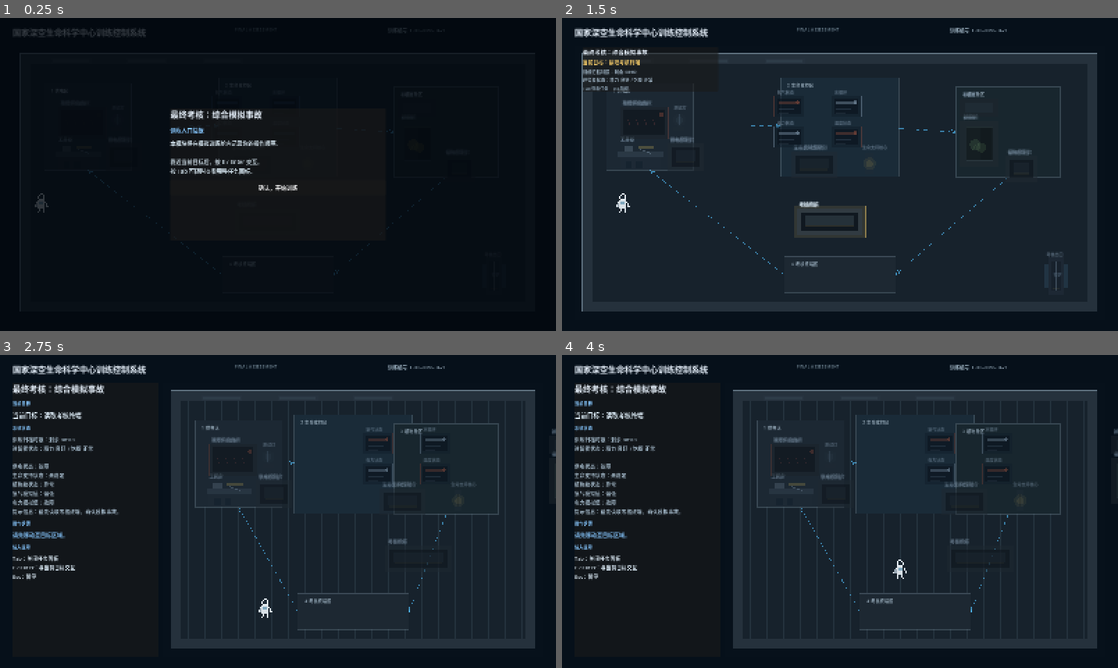
Above: before the commit, frames 1-4 (two rows, left to right).
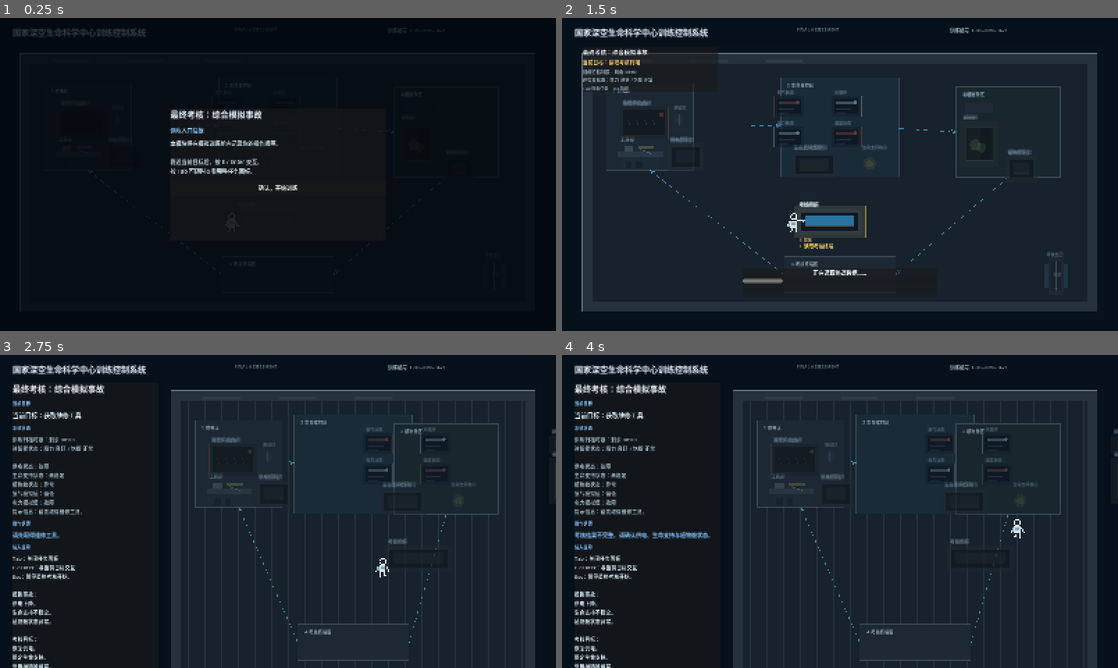
Above: after the commit, the same moments.

Repository: chinnseii/guanghan-outpost
Game: Godot game, scene res://scenes/training/FinalAssessmentScene.tscn
Two runs of this game, one before a commit and one after it. Both use one fixed random seed, a clock stepped at 60 frames per second and the inputs below. This scene is started directly instead of the project's main scene.
Inputs (mouse positions are in pixels of both pictures, inside the frame that each line leads up to):
- Up to frame 1 (0.25 s): no input
- Up to frame 2 (1.5 s): click "确认，开始训练" at 0.5 s; tap Enter (ui_accept) at 1.25 s; move the mouse to (962, 158) at 1.27 s; hold Right (ui_right) from 1.28 s (still down); hold E (interact) from 1.28 s (still down); click (962, 158) at 1.42 s
- Up to frame 3 (2.75 s): tap Enter (ui_accept) at 1.52, 2.27 s; move the mouse to (166, 527) at 2.02 s; release Right (ui_right) at 2.03 s; release E (interact) at 2.03 s; hold Down (ui_down) from 2.03 s (still down); tap Tab (mission_panel) at 2.1 s
- Up to frame 4 (4 s): move the mouse to (895, 442) at 2.77 s; release Down (ui_down) at 2.78 s; hold Right (ui_right) 2.78-3.53 s; tap G at 2.85 s; move the mouse to (812, 574) at 3.52 s; hold Up (ui_up) from 3.53 s (still down); tap O at 3.6 s; click (812, 574) at 3.67 s; tap Enter (ui_accept) at 3.77 s

The runs differ from the first frame. In frame 1, less than 0.1% of the frame differs, in the area x 6-9%, y 56-63%; in frame 2, 0.9%; in frame 3, 2.1%; in frame 4, 2.4%, in the area x 2-97%, y 18-100%.

Commit message:
Fix Dictionary.merge() not overwriting player_start across all 6 training modules
Confirmed via simulated-input testing (instantiating the real scenes
headless and reading back actual state, not just static analysis):
Godot 4's Dictionary.merge(other, overwrite := false) defaults to NOT
overwriting keys that already exist in the base dict. Every training
module's config function does `var data := _base_config()` (which sets
a default player_start of (62, 420)) then `data.merge({... its own
player_start ...})` without passing overwrite=true -- so every
module's intended spawn point has been silently discarded since these
merge() calls were first written, long before this session's spacesuit
room rework. All six modules (suit_control/airlock_procedure/
power_repair/life_support/plant_diagnosis/final_assessment) were
actually spawning the player at the same (62, 420) fallback regardless
of their configured player_start.

Fixed by passing overwrite=true on all six .merge() calls. Verified by
instantiating all 6 training scenes headless and confirming each one's
player.position now matches its own configured player_start exactly
(previously all six matched the same wrong fallback instead).

This doesn't necessarily fully explain the user's "auto-walks upward"
report by itself (a wrong-but-fixed spawn point isn't the same as
continuous drift), but combined with the previous commit's stale-input
theory (also empirically confirmed here: a stuck ui_up action does
reproduce continuous upward drift, and _release_stale_movement_input()
does clear input carried over from before scene entry), this is a
second, independently real bug in the same area.

Co-Authored-By: Claude Sonnet 5 <noreply@anthropic.com>

Diff:
--- a/scripts/training/training_module_scene.gd
+++ b/scripts/training/training_module_scene.gd
@@ -2756,7 +2756,7 @@
 			{"type": "suit_status_panel", "target": "suit_rack", "objective": "按 Tab 查看宇航服状态面板", "line": "宇航服状态已确认。", "state_updates": {"SuitStatusConfirmed": true, "ExitDoorUnlocked": true}},
 			{"type": "interact", "target": "exit", "objective": "进入模拟气闸舱", "line": "宇航服整备室训练完成。", "requires": {"ExitDoorUnlocked": true}, "blocked_hint": "请先确认宇航服状态。"},
 		],
-	})
+	}, true)
 	return data
 
 func _airlock_config() -> Dictionary:
@@ -2785,7 +2785,7 @@
 			{"type": "interact", "target": "outer_door", "objective": "打开外舱门", "line": "外舱门已打开。", "state_key": "OuterDoorOpen", "requires": {"InnerDoorClosed": true, "PressureStable": true}, "blocked_hint": "舱压尚未稳定。外舱门保持锁定。"},
 			{"type": "move", "target": "exterior", "objective": "进入外部模拟区", "line": "气闸流程完成。", "state_key": "Module02Completed"},
 		],
-	})
+	}, true)
 	return data
 
 func _power_config() -> Dictionary:
@@ -2813,7 +2813,7 @@
 			{"type": "wait", "target": "light", "objective": "确认灯光恢复", "line": "测试灯已亮起。\n训练舱供电状态：稳定。", "duration": 1.2, "state_key": "TestLightOn", "requires": {"PowerRestored": true}},
 			{"type": "interact", "target": "exit", "objective": "进入下一训练模块", "line": "供电维修训练完成。", "state_key": "Module03Completed", "requires": {"TestLightOn": true}, "blocked_hint": "训练模块尚未完成。"},
 		],
-	})
+	}, true)
 	return data
 
 func _life_support_config() -> Dictionary:
@@ -2844,7 +2844,7 @@
 			{"type": "interact", "target": "vent", "objective": "确认生命支持稳定", "line": "氧气、水、电力与温度均已稳定。\n训练环境具备基础生命支持条件。", "state_key": "LifeSupportConfirmed", "requires": {"LifeSupportStable": true}},
 			{"type": "interact", "target": "exit", "objective": "进入下一训练模块", "line": "生命支持训练完成。", "state_key": "Module04Completed", "requires": {"LifeSupportConfirmed": true}, "blocked_hint": "生命支持状态尚未稳定。训练模块未完成。"},
 		],
-	})
+	}, true)
 	return data
 
 func _plant_config() -> Dictionary:
@@ -2870,7 +2870,7 @@
 			{"type": "wait", "target": "plant", "objective": "确认植物状态稳定", "line": "植物状态趋于稳定。\n叶片反应：恢复中。\n补光输出：正常。", "duration": 1.5, "state_updates": {"PlantStable": true, "PlantStatus": "稳定"}},
 			{"type": "interact", "target": "exit", "objective": "进入最终考核", "line": "植物状态诊断训练完成。", "state_key": "Module05Completed", "requires": {"PlantStable": true}, "blocked_hint": "训练模块尚未完成。"},
 		],
-	})
+	}, true)
 	return data
 
 func _assessment_config() -> Dictionary:
@@ -2915,5 +2915,5 @@
 			{"type": "wait", "target": "plant", "objective": "等待植物状态稳定", "line": "植物状态：稳定。\n叶片反应：恢复中。\n补光输出：正常。", "duration": 1.4, "state_updates": {"PlantStable": true, "PlantStatus": "稳定"}},
 			{"type": "interact", "target": "terminal", "objective": "提交考核结果", "line": "最终考核完成。\n\n供电恢复。\n生命支持稳定。\n植物舱状态稳定。\n\n候选 …(197 unchanged characters)…
 		],
-	})
+	}, true)
 	return data
Not shown, changed: docs/handoff/CURRENT.md
